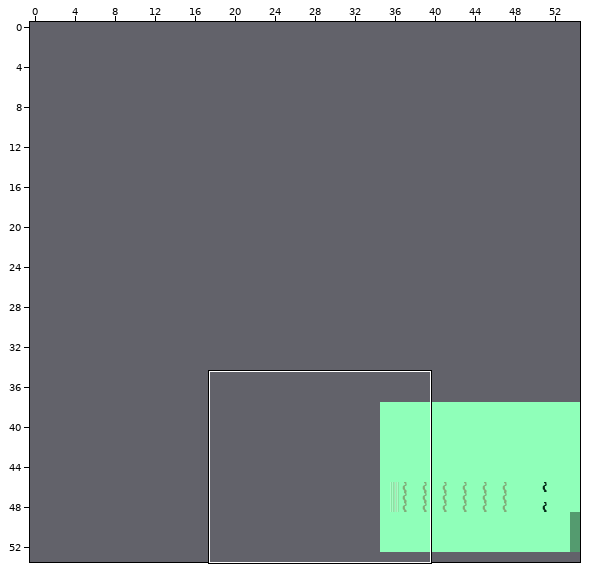
Tiled map: dat/hubleftgate2.tmx. Above, an overview of the earlier version with the close-up marked.
Close-up. Before:
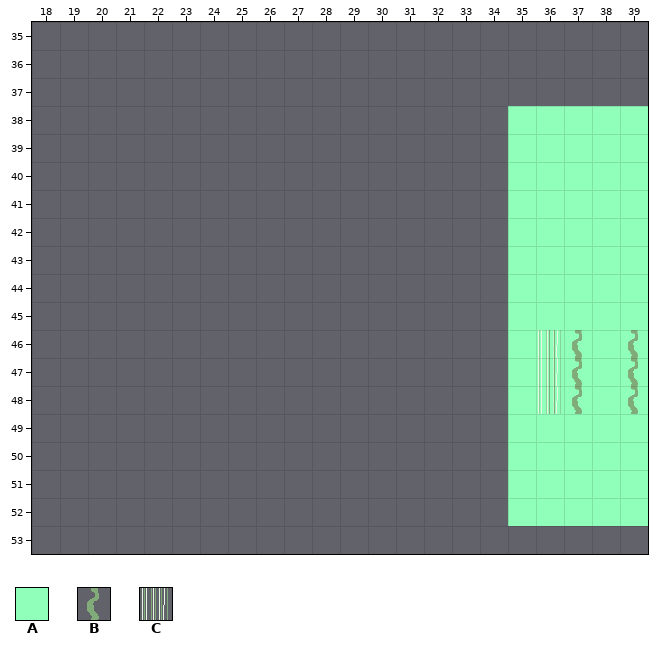
Cells are 32x32 px. Shown: x 18..39, y 35..53. The commit also changed other parts of the map, which this record leaves out. The old version is drawn lined up with the new one.
Key: from "tiles": A 1, B 9, C 105.
_ is an empty cell.
Layers that did not change in this view are not listed.
Layer "floor1" before, first column x 18:
35 ______________________
36 ______________________
37 ______________________
38 _________________AAAAA
39 _________________AAAAA
40 _________________AAAAA
41 _________________AAAAA
42 _________________AAAAA
43 _________________AAAAA
44 _________________AAAAA
45 _________________AAAAA
46 _________________AAAAA
47 _________________AAAAA
48 _________________AAAAA
49 _________________AAAAA
50 _________________AAAAA
51 _________________AAAAA
52 _________________AAAAA
53 ______________________
Layer "tileobs" before, first column x 18:
35 ______________________
36 ______________________
37 ______________________
38 ______________________
39 ______________________
40 ______________________
41 ______________________
42 ______________________
43 ______________________
44 ______________________
45 ______________________
46 __________________CB_B
47 __________________CB_B
48 __________________CB_B
49 ______________________
50 ______________________
51 ______________________
52 ______________________
53 ______________________
After the commit:
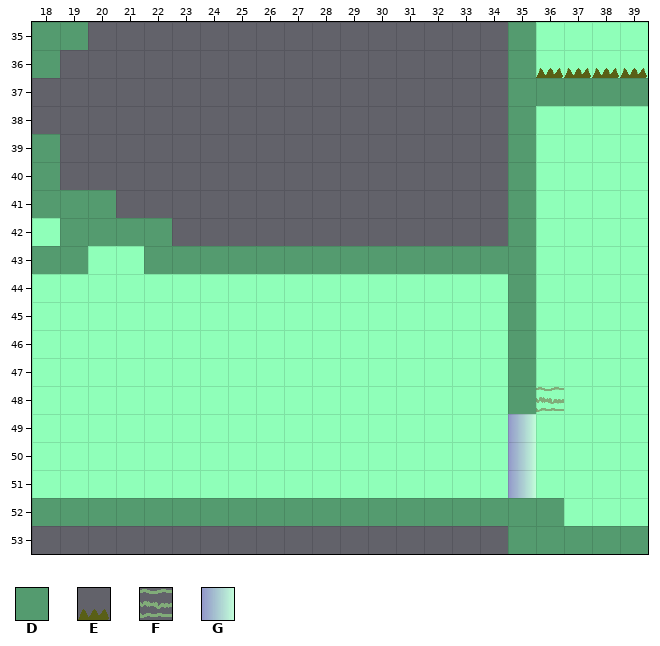
Further tiles: from "tiles": D 5, E 42, F 73, G 106.
See-through tiles are keyed as they look on the map.
What changed:
map size 20x15 -> 55x54 cells (old content now starts at 35,38; both pictures use the new coordinates)
Layer "floor1":
Tile A is added in rows 35 to 36 at x 36 to 39; in row 42 at x 18; in row 43 at x 20 to 21; in rows 44 to 51 at x 18 to 34.
Tile D replaces tile A in rows 38 to 48 at x 35; in row 52 at x 35 to 36.
Tile D is added in row 35 at x 18 to 19 and 35; in row 36 at x 18 and 35; in row 37 at x 35 to 39; in rows 39 to 40 at x 18; in row 41 at x 18 to 20; in row 42 at x 19 to 22.
Tile D is added in row 43 at x 18 to 19 and 22 to 34; in row 52 at x 18 to 34; in row 53 at x 35 to 39.
Layer "tileobs":
Tile E is added in row 36 at x 36 to 39.
Tile F replaces tile C in row 48 at x 36.
Tile G is added in rows 49 to 51 at x 35.
The edit erases tile B in rows 46 to 48 at x 37 and 39.
The edit erases tile C in rows 46 to 47 at x 36.
Changed places in both close-ups, as pixel boxes (x1, y1, x2, y2):
changed: (32, 22, 648, 554)
